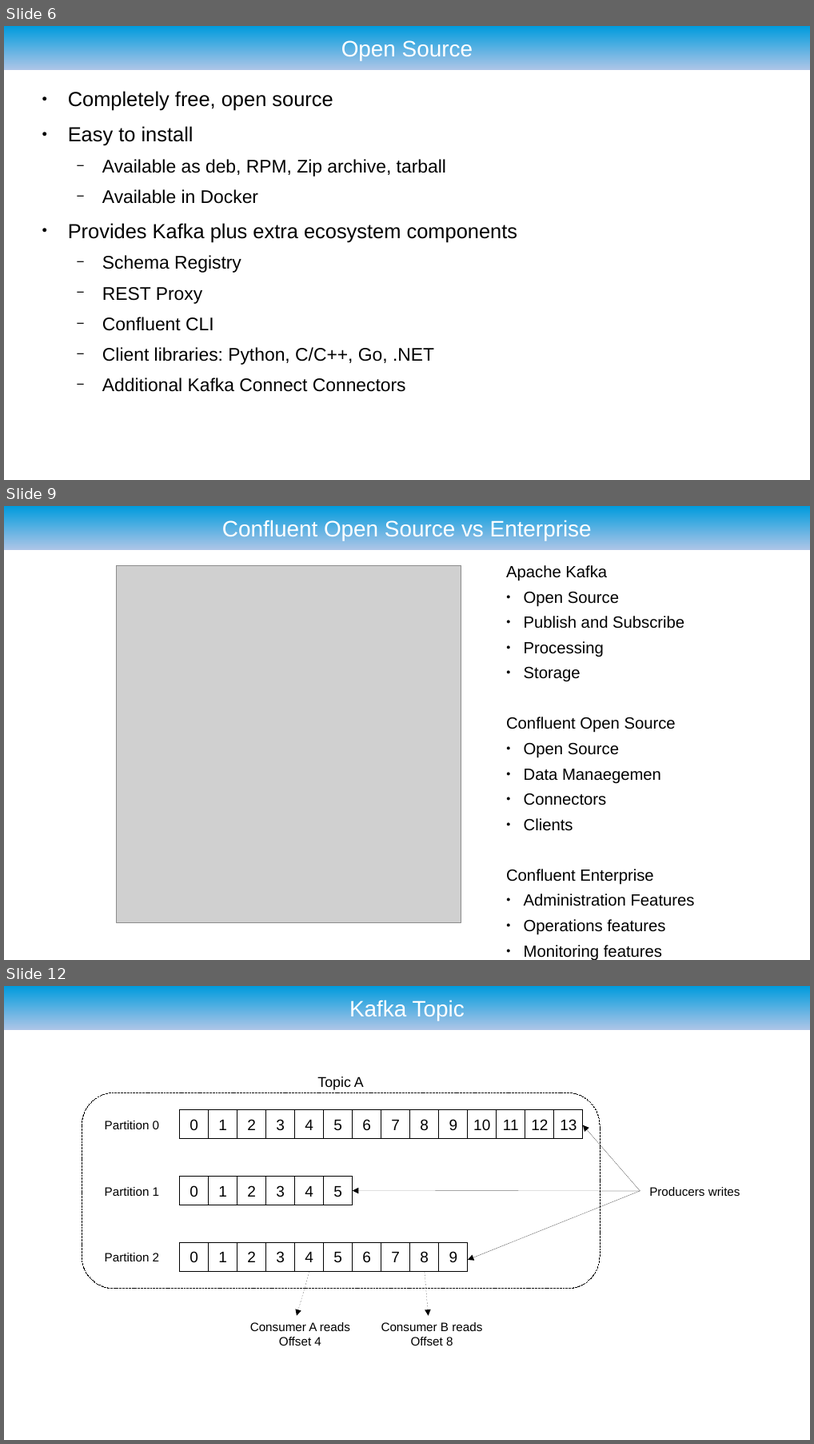
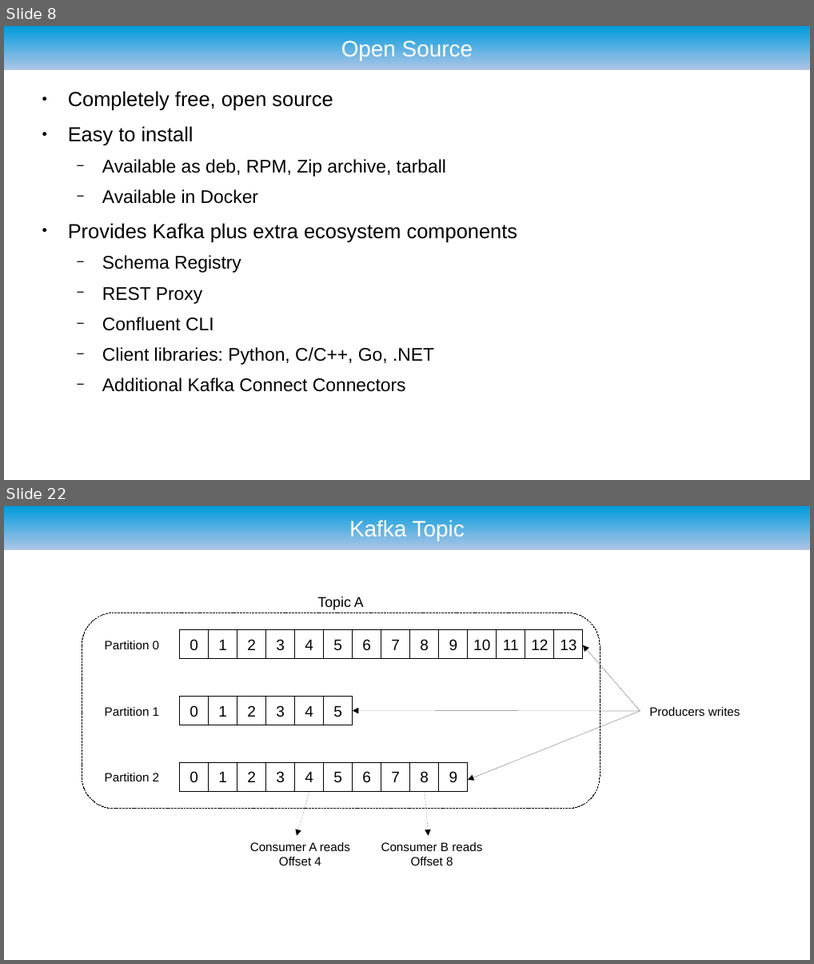
Before and after one commit to ryzlab/kafka-kompetensdag, a slide deck: doc/presentation-umejug.odp. Shown one above the other, each under a label of ours: slides 6, 9 and 12 before the commit, slides 8 and 22 after it; the slides between them are not shown. The pictures are 814x1444 and 814x964 pixels, drawn with LibreOffice and Linux fonts; fonts in the diff are those of the drawing; grey boxes stand for pictures; background and template pictures are left out. Boxes give left, top, right and bottom in pixels: in the first picture for what was removed or moved away, otherwise in the second. Text is boxed around its words. In the diff, an @@ line names an element or a change of style, - is before the commit and + after.

```diff
--- a/doc/presentation-umejug.odp
+++ b/doc/presentation-umejug.odp
@@ slide 9 removed at box(4, 506, 810, 960), background #FFFFFF; not listed: 1 template element that a slide beside it also shows @@
@@ title removed at box(222, 519, 592, 540) @@
-Confluent Open Source vs Enterprise
@@ picture removed at box(117, 565, 462, 922) @@
@@ text removed at box(506, 565, 695, 960) @@
-Apache Kafka
-● Open Source
-● Publish and Subscribe
-● Processing
-● Storage
-Confluent Open Source
-● Open Source
-● Data Manaegemen
-● Connectors
-● Clients
-Confluent Enterprise
-● Administration Features
-● Operations features
-● Monitoring features
-● 30-day free evaluation
@@ what was slide 6 is now slide 8 @@
@@ what was slide 12 is now slide 22 @@
```
Also in this commit, not shown: 10 slides changed, 17 slides added, 4 other slides removed.
